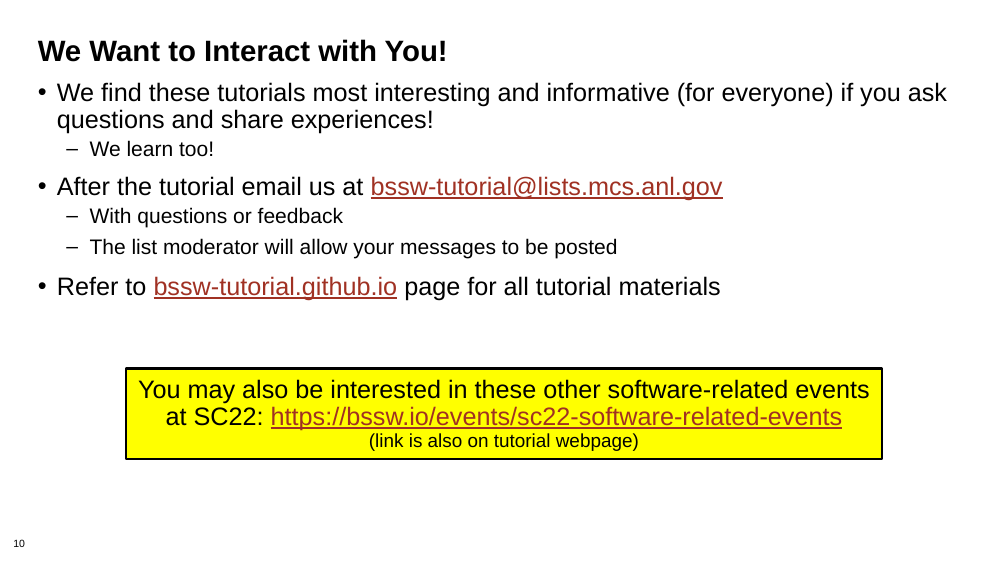
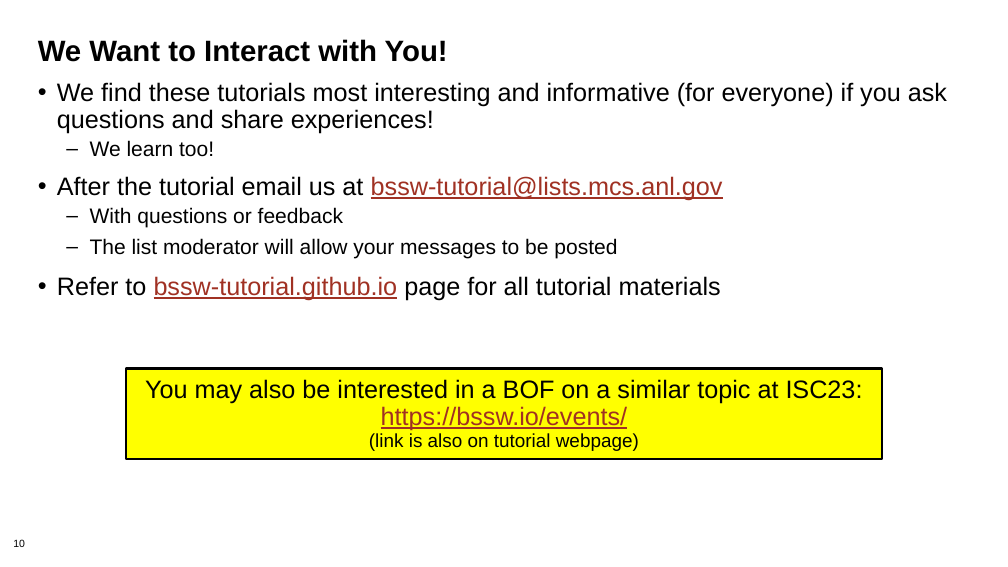
Before and after one commit to bssw-tutorial/presentations, a slide deck: slide 10 of intro-a.pptx. Drawn at 1008x567 pixels with LibreOffice and Linux fonts; fonts in the diff are those of the drawing; background and template pictures are left out. Boxes give left, top, right and bottom in pixels: in the first picture for what was removed or moved away, otherwise in the second. Text is boxed around its words. In the diff, an @@ line names an element or a change of style, - is before the commit and + after.

```diff
--- a/intro-a.pptx
+++ b/intro-a.pptx
@@ text in rectangle at bbox=[145, 379, 863, 431]: text changed @@
-You may also be interested in these other software-related events at SC22: https://bssw.io/events/sc22-software-related-events
+You may also be interested in a BOF on a similar topic at ISC23: https://bssw.io/events/
```
Also in this commit, not shown: 4 other slides changed, 2 other files.
